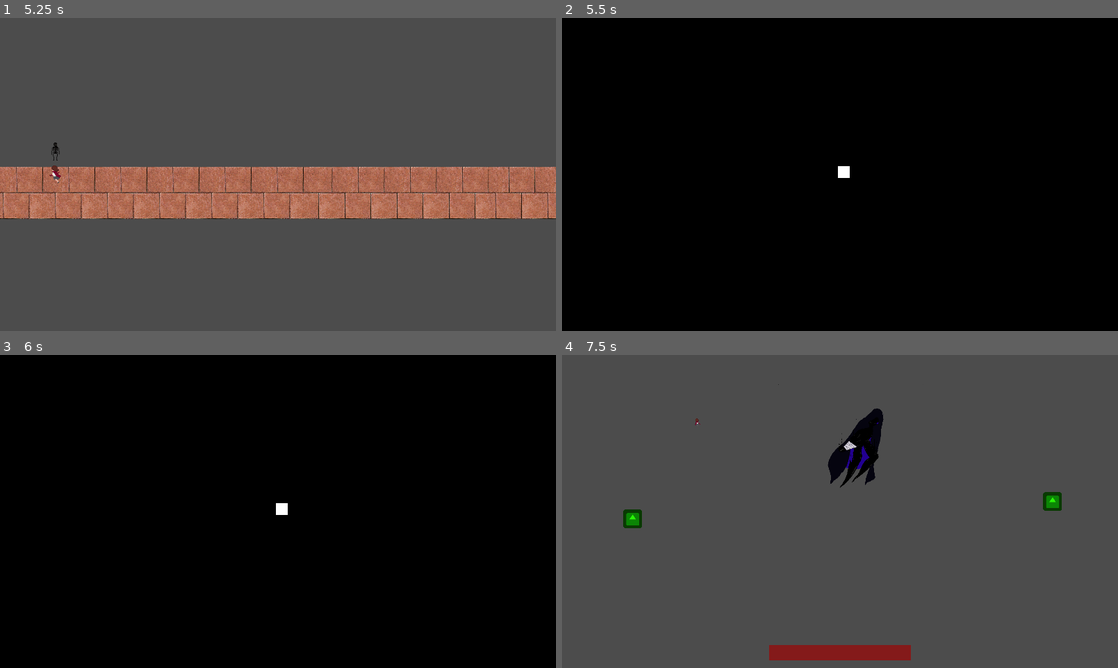
Above: before the commit, frames 1-4 (two rows, left to right).
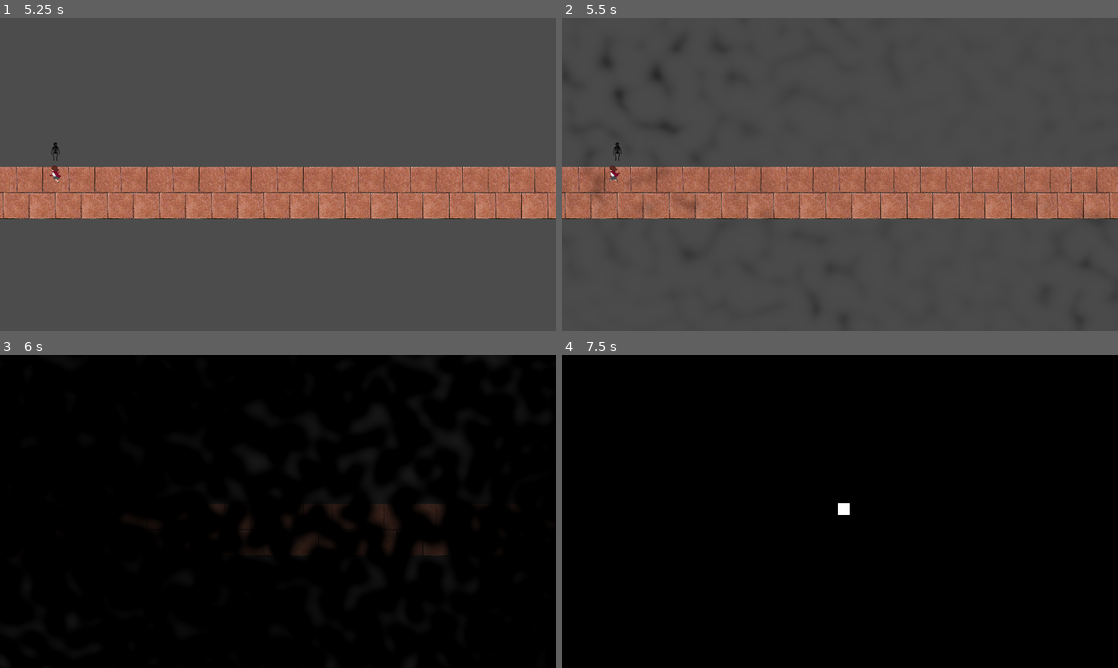
Above: after the commit, the same moments.

Repository: LadyVolk/The-Modern-Triad
Game: Godot game, scene res://Infra/Menu.tscn
Two runs of this game, one before a commit and one after it. Both use one fixed random seed, a clock stepped at 60 frames per second and the inputs below. The engine's default icon, where the game draws it, is replaced by a stand-in: a white triangle on a blue panel in a dark square. Sound files missing from this copy of the repository are replaced by a short silence.
Inputs (mouse positions are in pixels of both pictures, inside the frame that each line leads up to):
- Up to frame 1 (5.25 s): click "START" at 0.5 s; move the mouse to (400, 158) at 1.27 s; hold D (player_right) 1.28-2.03 s; hold Right mouse button (melee_attack) 1.28-2.03 s; move the mouse to (166, 190) at 2.02 s; hold S (player_down) 2.03-2.78 s; tap Space (player_dash) at 2.1 s; move the mouse to (333, 105) at 2.77 s; press the mouse at (333, 105) at 2.78 s; hold D (player_right) 2.78-3.53 s; move the mouse to (250, 237) at 3.52 s; release the mouse at (250, 237) at 3.53 s; hold W (player_up) 3.53-4.28 s; right-click (250, 237) at 3.6 s; move the mouse to (444, 221) at 4.27 s; hold Space (player_dash) 4.28-5.03 s; hold A (player_left) from 4.28 s (still down); move the mouse to (111, 127) at 5.02 s; click (111, 127) at 5.1 s
- Up to frame 2 (5.5 s): keep holding A (player_left)
- Up to frame 3 (6 s): move the mouse to (305, 511) at 5.77 s; release A (player_left) at 5.78 s; hold S (player_down) from 5.78 s (still down); hold Right mouse button (melee_attack) from 5.78 s (still down)
- Up to frame 4 (7.5 s): move the mouse to (756, 433) at 6.52 s; release S (player_down) at 6.53 s; release Right mouse button (melee_attack) at 6.53 s; hold D (player_right) 6.53-7.28 s; tap Space (player_dash) at 6.6 s; tap Enter at 7.25 s; move the mouse to (962, 495) at 7.27 s; press the mouse at (962, 495) at 7.28 s; hold W (player_up) from 7.28 s (still down)

Frame 1 is identical in both runs. In frame 2, 100% of the frame differs, in the area x 0-100%, y 0-100%; in frame 3, 1.3%; in frame 4, 99%.

Commit message:
started shaders

Diff:
--- a/game/Global.gd
+++ b/game/Global.gd
@@ -8,4 +8,5 @@
 	time = _time
 	which_scene = _which_scene
 
+# warning-ignore:return_value_discarded
 	get_tree().change_scene("res://Loading.tscn")
--- a/game/Life/Corridor.gd
+++ b/game/Life/Corridor.gd
@@ -7,6 +7,7 @@
 
 	$Player.change_cam_limit($Walls/PastWall.position.x)
 
+# warning-ignore:return_value_discarded
 	$Mirror.connect("entered_mirror", self, "mirror_enter")
 
 # warning-ignore:unused_argument
@@ -36,8 +37,8 @@
 
 func mirror_enter():
 	$Player.disable = true
-	$Tween.interpolate_property($FadeLayer/ColorRect, "color", Color(0, 0, 0, 0),
-								Color(0, 0, 0, 1), 0.1, Tween.TRANS_LINEAR, Tween.EASE_IN)
+	$Tween.interpolate_property($FadeLayer/ColorRect.get_material(), "shader_param/amount",
+								0.0, 1.0, 1.0, Tween.TRANS_QUAD, Tween.EASE_IN)
 	$Tween.start()
 	yield($Tween, "tween_completed")
 
--- a/game/Life/Corridor.tscn
+++ b/game/Life/Corridor.tscn
@@ -14,6 +14,37 @@
 [sub_resource type="RectangleShape2D" id=3]
 extents = Vector2( 10, 68.1573 )
 
+[sub_resource type="Shader" id=4]
+code = "shader_type canvas_item;
+
+uniform float amount : hint_range(0, 1);
+uniform sampler2D noise_texture;
+
+void fragment(){
+	vec4 noise_pixel_color = texture(noise_texture, UV);
+
+	float noise_color = noise_pixel_color.r;
+
+	float change_color = smoothstep(0.0, noise_color, amount);
+
+	COLOR = vec4(0.0, 0.0, 0.0, change_color);
+}"
+
+[sub_resource type="OpenSimplexNoise" id=5]
+seed = 1
+octaves = 2
+lacunarity = 0.1
+
+[sub_resource type="NoiseTexture" id=6]
+width = 1920
+height = 1080
+noise = SubResource( 5 )
+
+[sub_resource type="ShaderMaterial" id=7]
+shader = SubResource( 4 )
+shader_param/amount = 0.0
+shader_param/noise_texture = SubResource( 6 )
+
 [node name="Corridor" type="Node2D"]
 script = ExtResource( 1 )
 
@@ -294,11 +325,8 @@
 [node name="FadeLayer" type="CanvasLayer" parent="."]
 
 [node name="ColorRect" type="ColorRect" parent="FadeLayer"]
+material = SubResource( 7 )
 margin_right = 1920.0
 margin_bottom = 1080.0
-color = Color( 0.027451, 0.027451, 0.027451, 0 )
-__meta__ = {
-"_edit_use_anchors_": false
-}
 
 [node name="Tween" type="Tween" parent="."]
--- a/game/Loading.gd
+++ b/game/Loading.gd
@@ -4,4 +4,5 @@
 func _ready():
 	yield(get_tree().create_timer(Global.time), "timeout")
 
+# warning-ignore:return_value_discarded
 	get_tree().change_scene(Global.which_scene)
Not shown: 1 places in game/Life/Corridor.tscn that only renumber resources
Binary file added: game/assets/images/barks.jpg
Not shown, added: game/assets/images/barks.jpg.import
